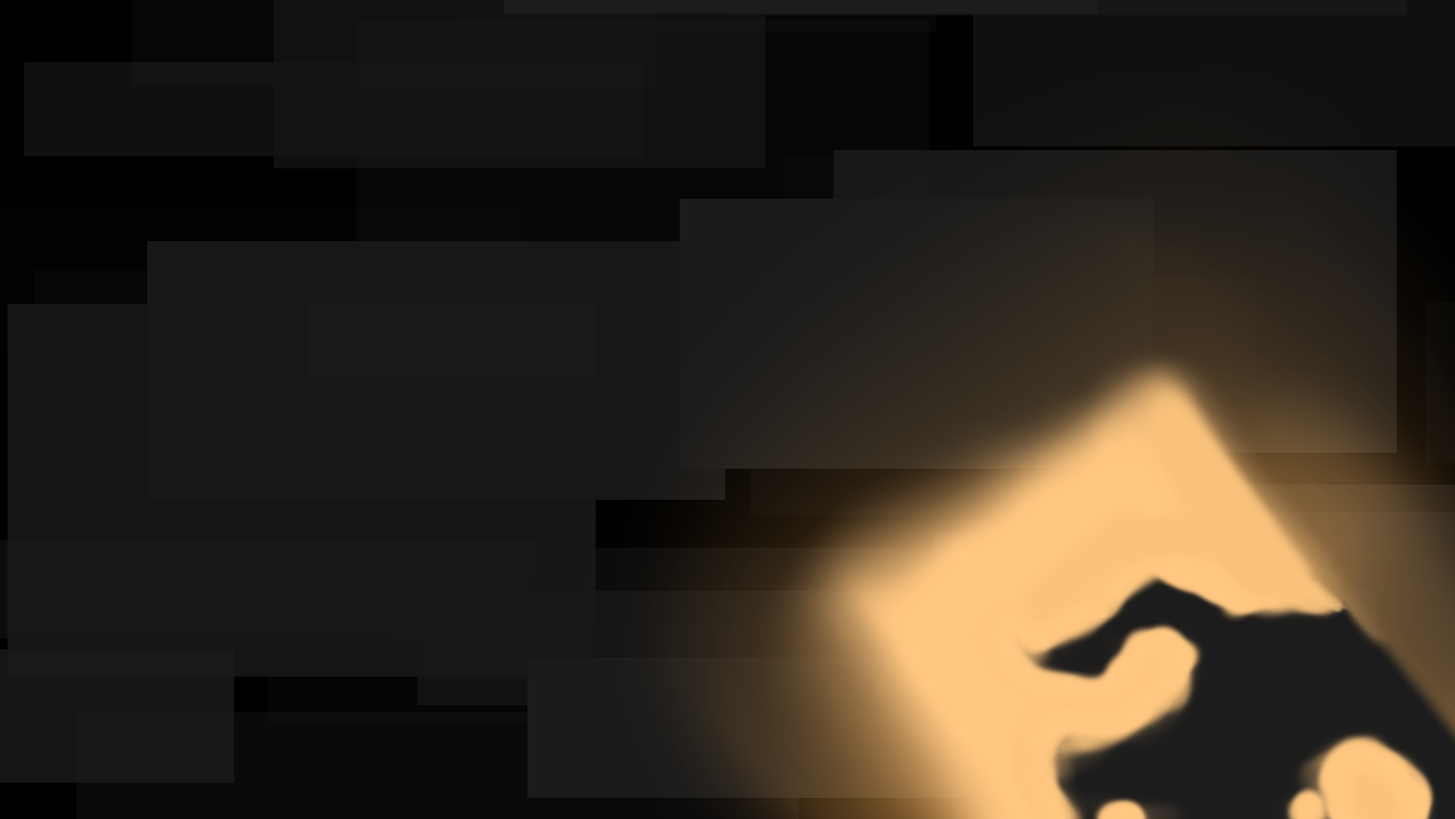
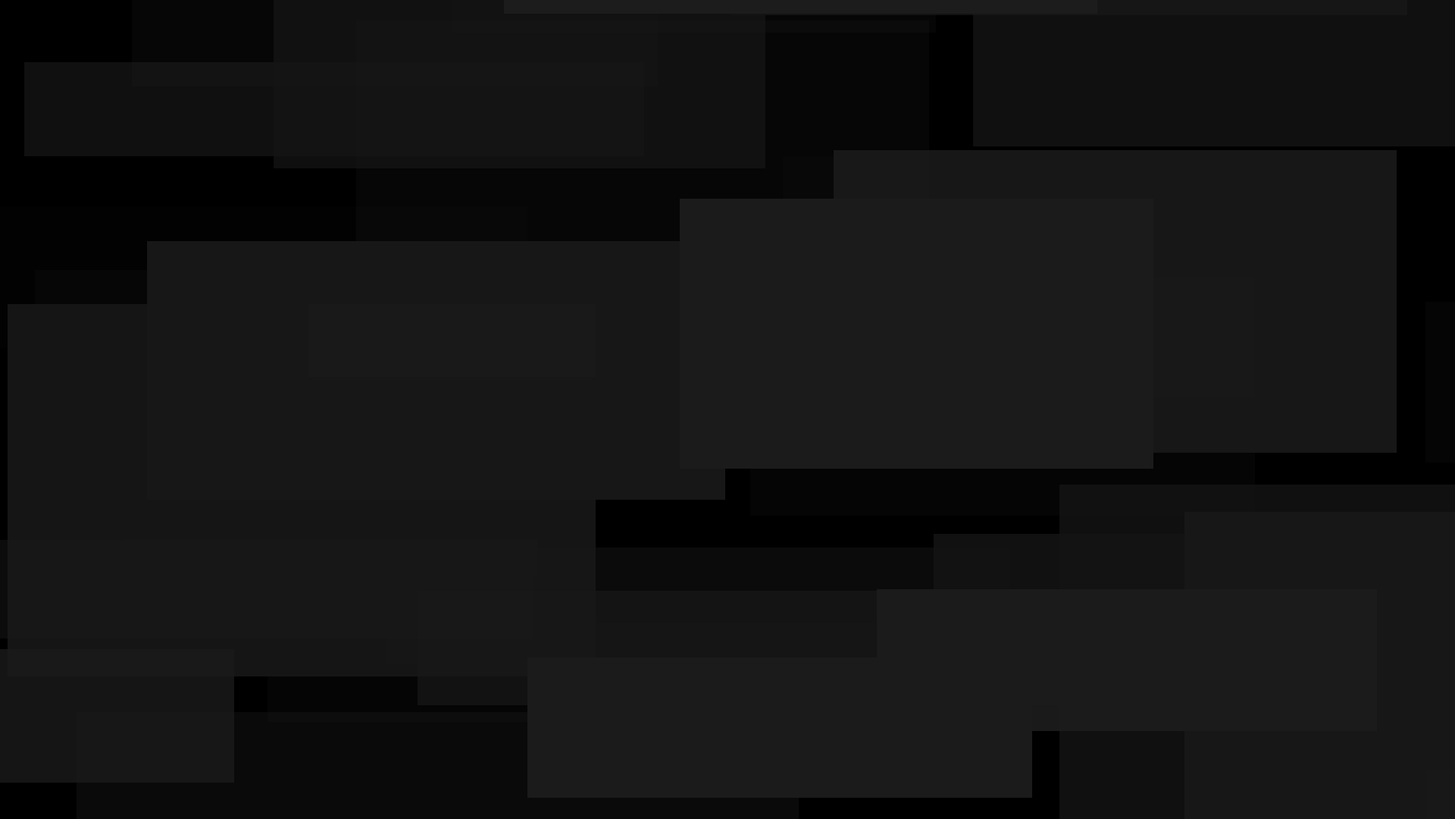
Layers edited between the first and the second 1455 × 819 image:
hid "Paint Layer 5", painted on it over [621, 97, 1455, 819]
hid "Lad1.png", painted on it over [824, 97, 1455, 819]
hid "Paint Layer 4", painted on it over [621, 97, 1455, 819]
painted on "Paint Layer 1" over [621, 97, 1455, 819]
painted on "Background" over [621, 97, 1455, 819]
